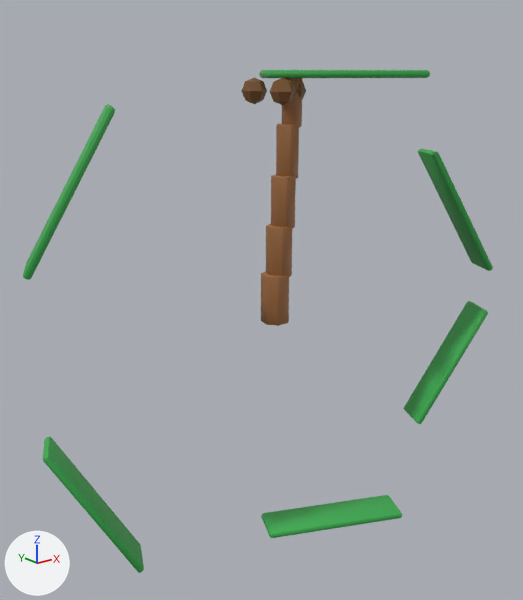
What one commit did to the FBX model blender/export/DecoPalm.fbx.
One viewpoint serves both versions: a 50 mm lens placed at (-7.46, -8.95, 4.01), pointed at (-0.08, 0.27, 0.33). The axes (+X, +Y, +Z) are drawn at lower left. The lights are the same throughout. The older version comes first. Vertices at exactly the same position are counted once.

Names of what the first picture shows: 'DecoPalm'.
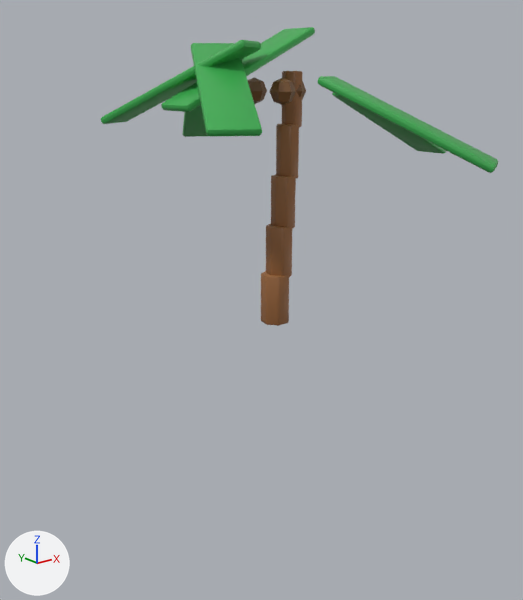
Where the change shows, as pixel boxes (x1, y1, x2, y2) in the pictures (523 x 600 px; the box of a moved part takes in the faces that stretch with it):
'DecoPalm', reshaped (15% narrower, 40% shorter): before (23, 70, 493, 573); after (101, 27, 498, 326)
part 1 of me_cone, moved or reshaped: before (259, 70, 430, 78); after (332, 92, 446, 154)
part 2 of me_cone, moved or reshaped: before (23, 104, 115, 280); after (183, 105, 208, 137)
part 3 of me_cone, moved or reshaped: before (43, 436, 144, 573); after (101, 40, 261, 124)
part 4 of me_cone, moved or reshaped: before (261, 495, 402, 538); after (161, 27, 315, 112)
part 5 of me_cone, moved or reshaped: before (404, 301, 488, 424); after (191, 43, 262, 137)
part 6 of me_cone, moved or reshaped: before (418, 148, 493, 271); after (318, 76, 498, 173)

The change, as a list of edits to the scene's bpy script:
```text
Change me_cone:
    used by ob_decopalm; location = (0.0, 0.0, 0.0)
    remove me_cone.from_pydata(...)  # 886 vertices, 1716 faces; spans x -4.05..4.54, y -1.32..1.07, z -4.06..4.06
    add me_cone.from_pydata(...)  # 886 vertices, 1716 faces; spans x -2.3..3.87, y -3.55..3.55, z -0.01..4.67
    me_cone part 1: the loose piece of 56 vertices spanning x -0.31..2.3, y -1.31..0.38, z 3.94..4.06 is multiplied about the mesh origin by the matrix ((0.821, -0.383, 0.423), (0.423, 0.906, 0.0), (-0.383, 0.179, 0.906))
    me_cone part 2: the loose piece of 56 vertices spanning x -4.05..-2.55, y -0.1..1.07, z 1.33..3.6 is multiplied about its middle by the matrix ((-0.329, -0.804, 0.496), (0.277, 0.42, 0.864), (-0.903, 0.421, 0.084)), then moved by (3.56, 1.88, 0.93)
    me_cone part 3: the loose piece of 56 vertices spanning x -4.03..-2.52, y -0.11..1.07, z -3.63..-1.37 is multiplied about its middle by the matrix ((0.011, -0.958, -0.287), (-0.857, -0.158, 0.491), (-0.516, 0.24, -0.822)), then moved by (1.86, 0.07, 6.36)
    me_cone part 4: the loose piece of 56 vertices spanning x -0.28..2.34, y -1.32..0.38, z -4.06..-3.92 is multiplied about its middle by the matrix ((0.822, -0.374, 0.43), (-0.416, -0.909, 0.004), (0.39, -0.182, -0.903)), then moved by (-1.72, 0.47, 8.08)
    me_cone part 5: the loose piece of 56 vertices spanning x 3.07..4.54, y -1.3..-0.14, z -2.63..-0.35 is multiplied about its middle by the matrix ((0.402, 0.774, 0.489), (-0.147, -0.472, 0.869), (0.904, -0.421, -0.076)), then moved by (-5.23, 0.14, 5.34)
    me_cone part 6: the loose piece of 56 vertices spanning x 3.01..4.54, y -1.31..-0.13, z 0.44..2.69 is multiplied about its middle by the matrix ((0.747, 0.599, -0.288), (-0.427, 0.764, 0.483), (0.509, -0.238, 0.827)), then moved by (-3.46, -1.66, 1.82)
```
